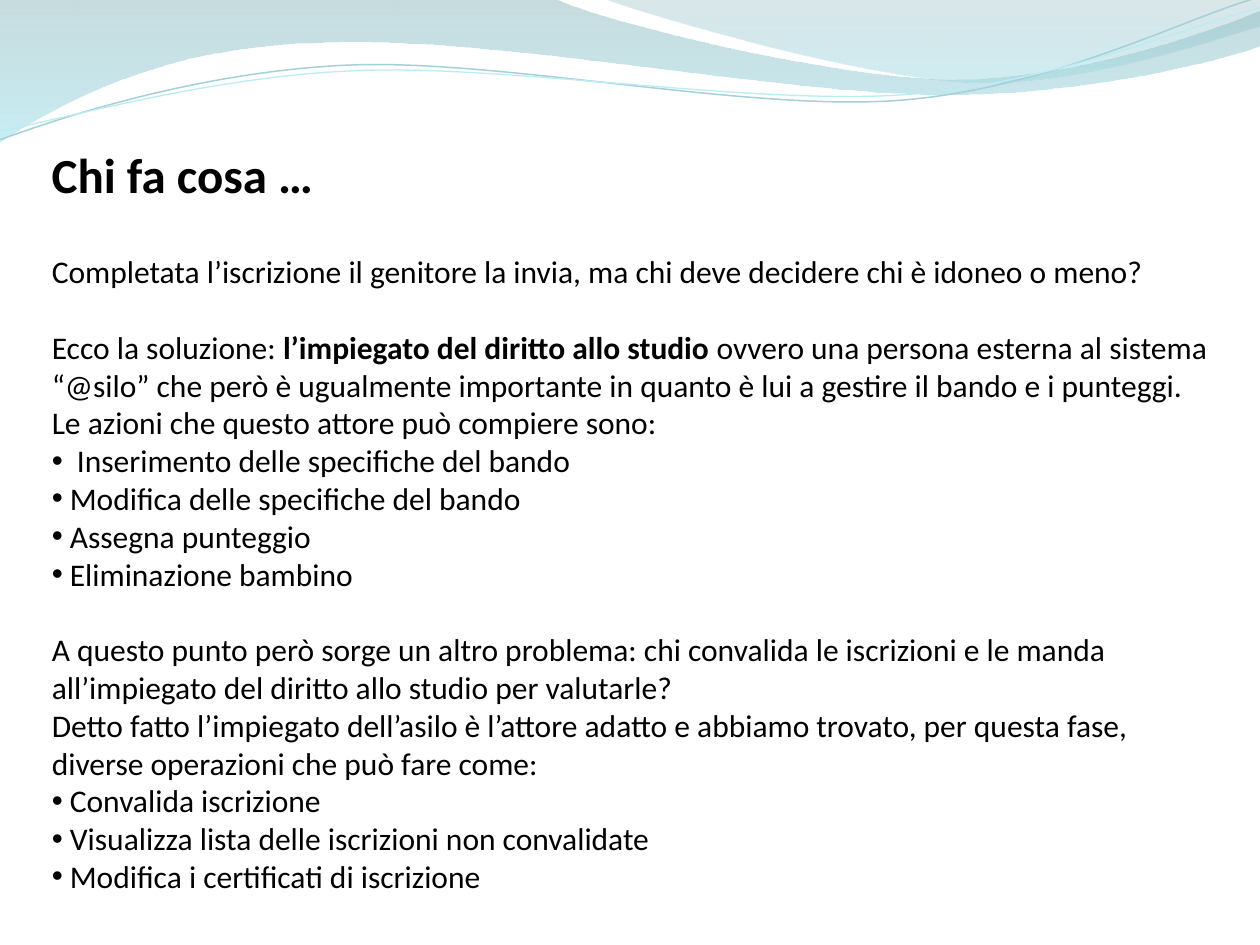
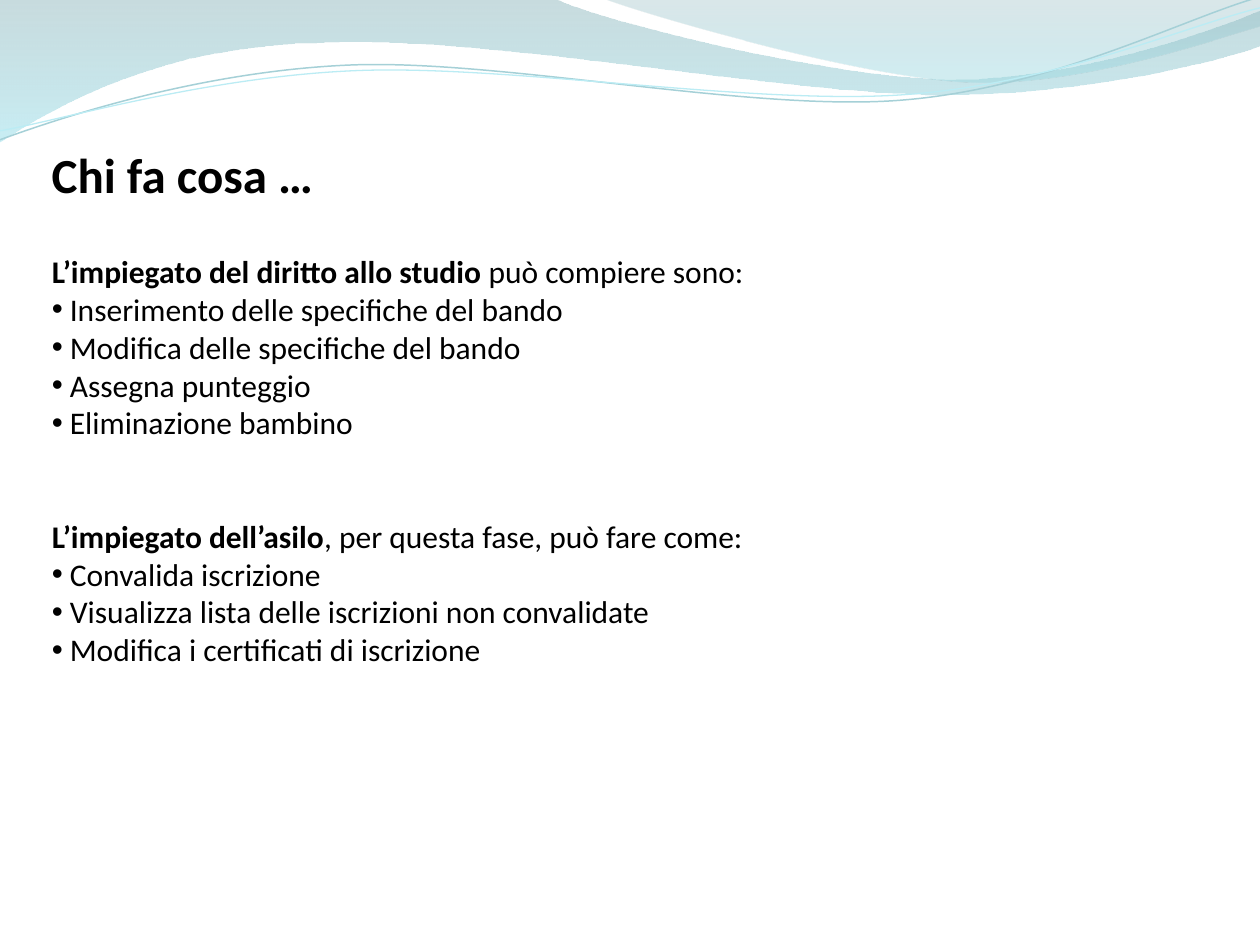
Before and after one commit to ammirate/at-silo, a slide deck: slide 12 of Presentazione/Atsilo1/Barba/Atsilo_A_PresentazioneAntonio Barba.pptx. Drawn at 1260x945 pixels with LibreOffice and Linux fonts; fonts in the diff are those of the drawing. Boxes give left, top, right and bottom in pixels: in the first picture for what was removed or moved away, otherwise in the second. Text is boxed around its words. In the diff, an @@ line names an element or a change of style, - is before the commit and + after.

Commit message:
Presentazione completa

```diff
--- a/Presentazione/Atsilo1/Barba/Atsilo_A_PresentazioneAntonio Barba.pptx
+++ b/Presentazione/Atsilo1/Barba/Atsilo_A_PresentazioneAntonio Barba.pptx
@@ text at [52, 260, 743, 289]: text changed; bold on @@
-Completata l’iscrizione il genitore la invia, ma chi deve decidere chi è idoneo o meno?
-Ecco la soluzione: l’impiegato del diritto allo studio ovvero una persona esterna al sistema “@silo” che però è ugualmente importante in quanto è lui a gestire il bando e i punteggi.
-Le azioni che questo attore può compiere sono:
+L’impiegato del diritto allo studio può compiere sono:
@@ text at [52, 525, 743, 554]: text changed @@
-A questo punto però sorge un altro problema: chi convalida le iscrizioni e le manda all’impiegato del diritto allo studio per valutarle?
-Detto fatto l’impiegato dell’asilo è l’attore adatto e abbiamo trovato, per questa fase, diverse operazioni che può fare come:
+L’impiegato dell’asilo, per questa fase, può fare come:
```
Also in this commit, not shown: 4 other slides changed.
